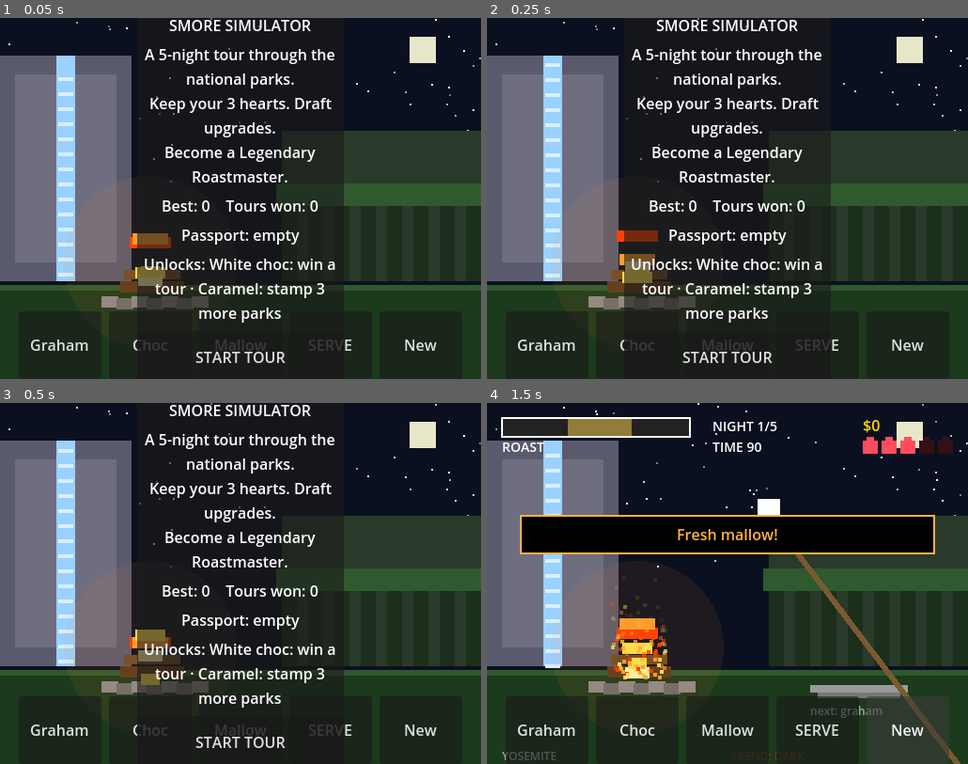
Above: before the commit, frames 1-4 (two rows, left to right).
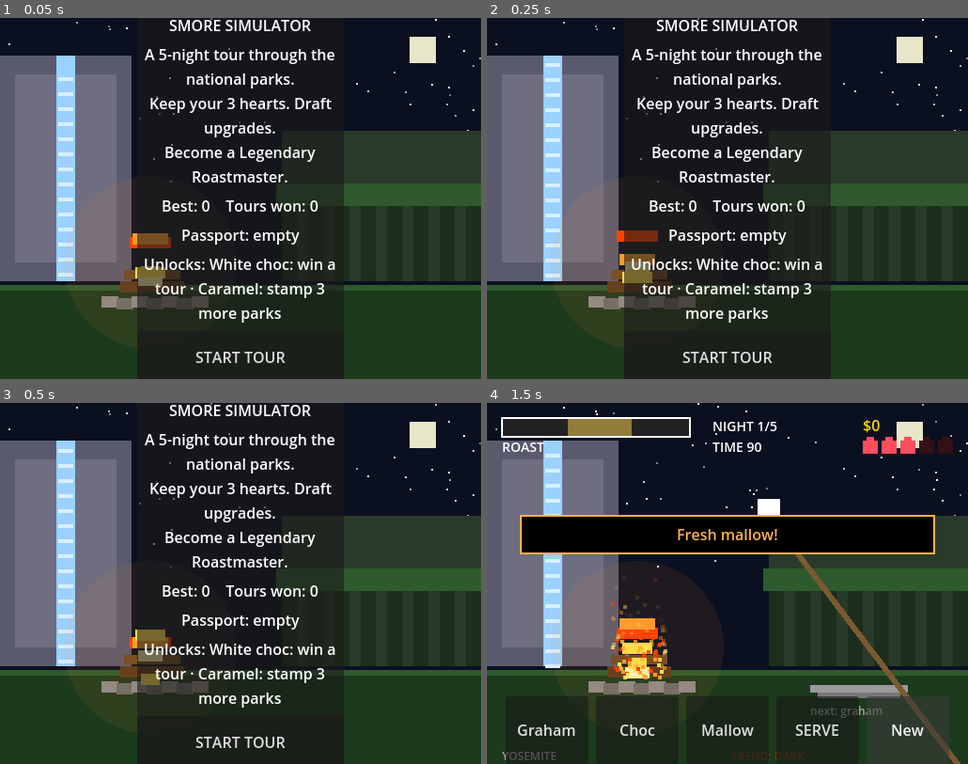
Above: after the commit, the same moments.

Repository: sen2008/smore-simulator
Game: Godot game, scene res://scenes/main.tscn
The game is run twice, just before and just after one commit, with the same random seed, the same clock (stepped at 60 frames per second) and the same inputs.
Inputs:
- Up to frame 1 (0.05 s): no input
- Up to frame 2 (0.25 s): no input
- Up to frame 3 (0.5 s): no input
- Up to frame 4 (1.5 s): click "START TOUR" at 0.5 s; click "New" at 1.25 s

The runs differ from the first frame. In frame 1, 0.5% of the frame differs, in the area x 6-91%, y 89-93%; in frame 2, 0.5%; in frame 3, 0.5%; in frame 4, nothing differs.

Commit message:
Hide game buttons outside of nights
The Graham/Choc/Mallow/SERVE/New buttons stayed visible on the title,
draft, game-over and win screens, making the menu look screwy with leftover
game UI. Buttons now only show during a night, in both the web build and Godot.

Diff:
--- a/godot/scripts/main.gd
+++ b/godot/scripts/main.gd
@@ -22,6 +22,7 @@
 @onready var btn_mallow: Button = $UI/TouchButtons/BtnMallow
 @onready var btn_serve: Button = $UI/TouchButtons/BtnServe
 @onready var btn_fresh: Button = $UI/TouchButtons/BtnFresh
+@onready var touch_buttons: HBoxContainer = $UI/TouchButtons
 
 @onready var title_overlay: CenterContainer = $UI/TitleOverlay
 @onready var title_info: Label = $UI/TitleOverlay/Panel/VBox/TitleInfo
@@ -276,6 +277,7 @@
 	for s in stars:
 		var sd: Dictionary = s
 		sd["tw"] = float(sd["tw"]) + delta
+	touch_buttons.visible = state.screen == "night" # game buttons only belong on the night screen
 	queue_redraw()
 
 
Not shown, changed: index.html
